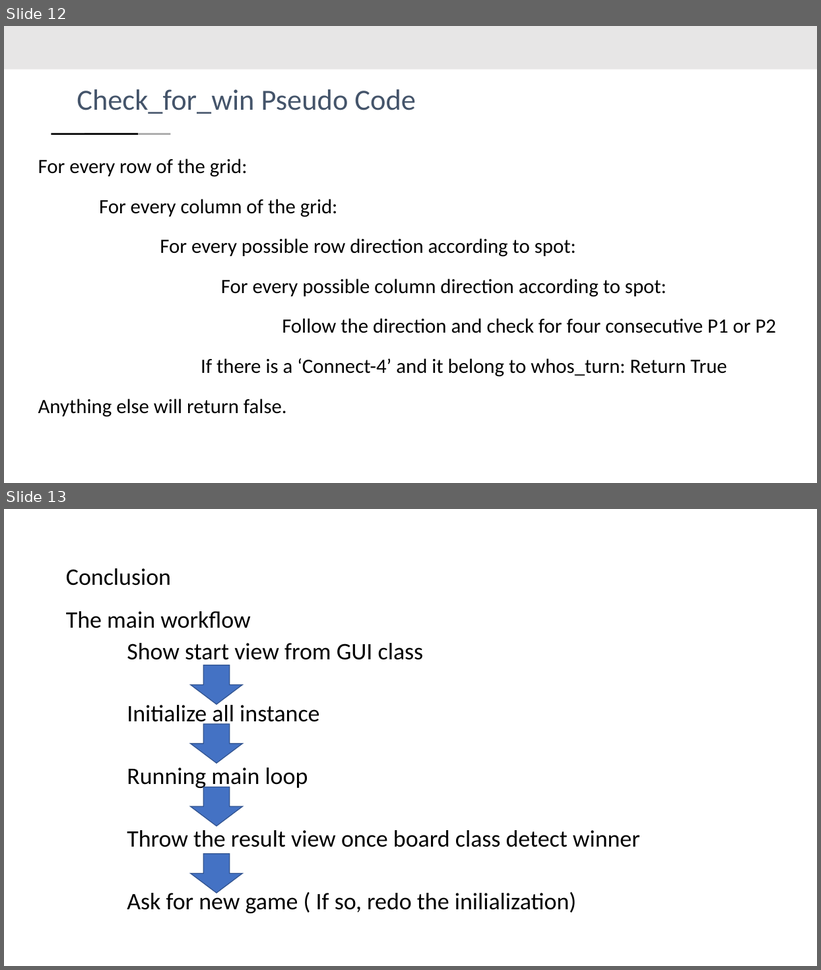
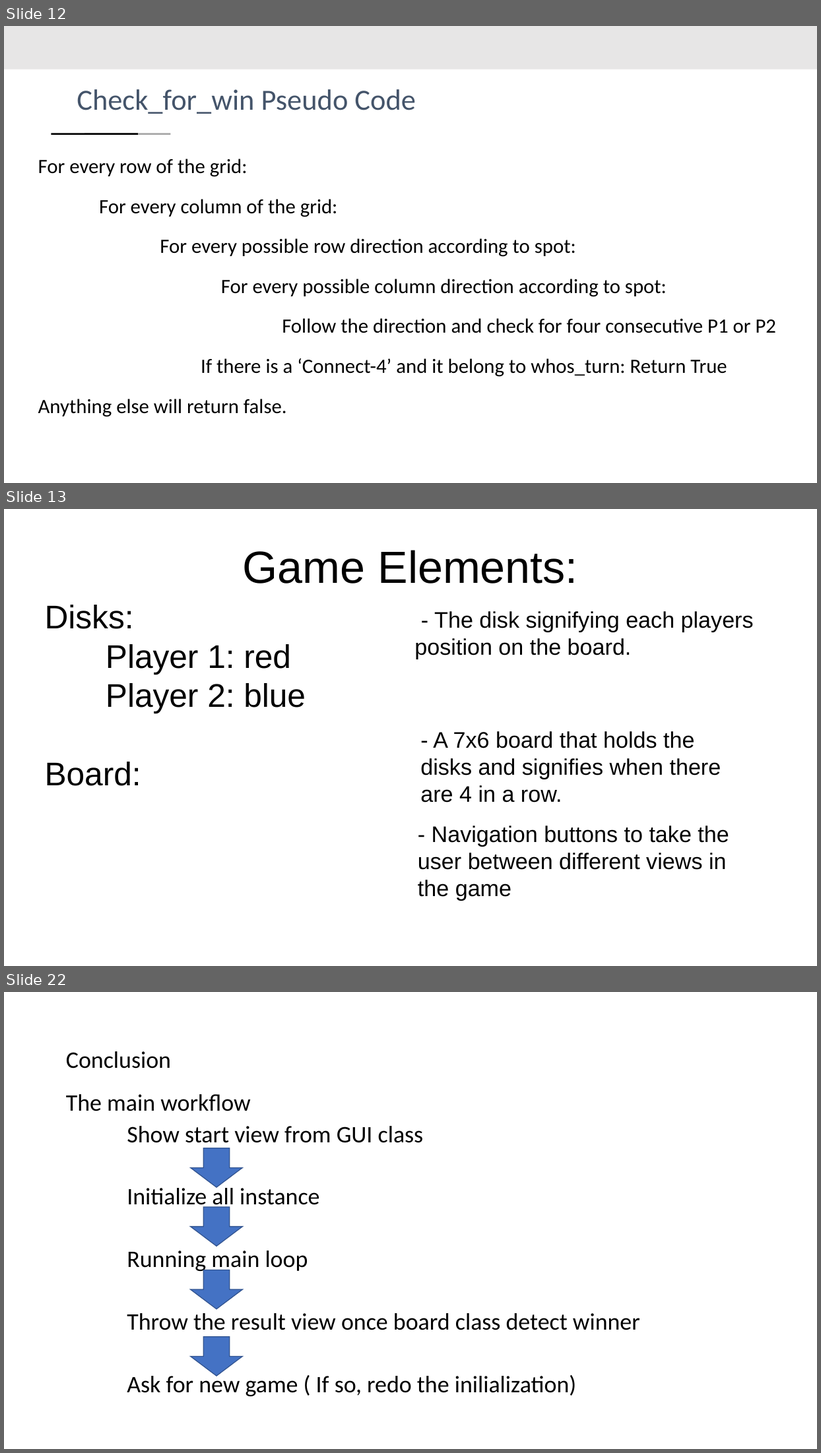
Before and after one commit to yangyaoi/Connect-Four-Project, a slide deck: Documents/design review presentation/Design Presentation Final.pptx. Shown one above the other, each under a label of ours: slides 12 and 13 before the commit, slides 12, 13 and 22 after it; the slides between them are not shown. The pictures are 821x970 and 821x1453 pixels, drawn with LibreOffice and Linux fonts; fonts in the diff are those of the drawing. Boxes give left, top, right and bottom in pixels: in the first picture for what was removed or moved away, otherwise in the second. Text is boxed around its words. In the diff, an @@ line names an element or a change of style, - is before the commit and + after.

```diff
--- a/Documents/design review presentation/Design Presentation Final.pptx
+++ b/Documents/design review presentation/Design Presentation Final.pptx
@@ slide 13 added at [4, 509, 817, 966], background #FFFFFF @@
@@ text added at [243, 550, 578, 584], 53.2 pt, text #000000 @@
+Game Elements:
@@ text added at [45, 605, 306, 786], 38.7 pt, text #000000 @@
+Disks:
+Player 1: red
+Player 2: blue
+Board:
@@ text added at [415, 611, 754, 659], 26.6 pt, text #000000 @@
+- The disk signifying each players position on the board.
@@ text added at [420, 731, 721, 803], 26.6 pt, text #000000 @@
+- A 7x6 board that holds the disks and signifies when there are 4 in a row.
@@ text added at [418, 826, 729, 901], 26.6 pt, text #000000 @@
+- Navigation buttons to take the user between different views in the game
@@ what was slide 13 is now slide 22 @@
```
Also in this commit, not shown: 3 slides changed, 8 other slides added.
